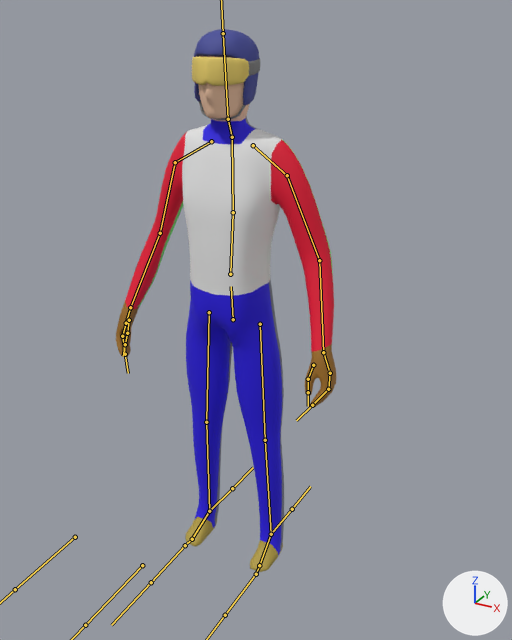
One commit to the FBX model Assets/Models/Characters/jumper.fbx: the scene before it, then after it.
Camera for both pictures: a 50 mm lens placed at (1.022, -1.701, 1.732), pointed at (0.114, -0.051, 0.907). Lighting does not change. The marker at lower right points along +X, +Y and +Z. The bones that bend it are drawn over the model as lines.

Objects in the first picture: 'Cube', 'Goggles', 'Helmet'.
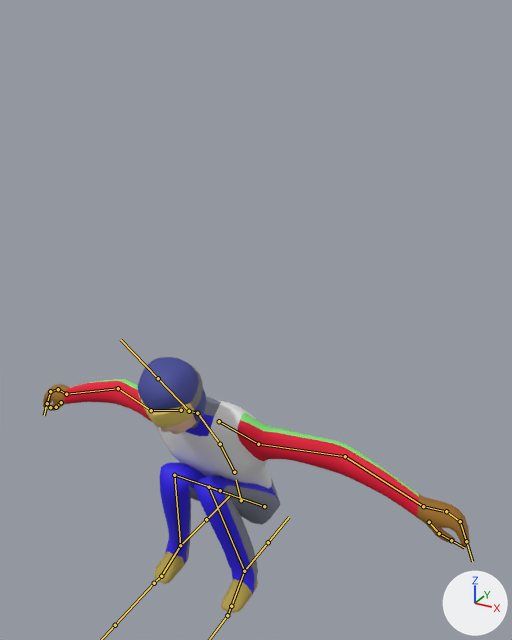
The newer file adds an action. The first version stands in its rest pose; the second is drawn at frame 17 of the action 'Armature|StruggleL'.

What changed in the scene script:
```text
Change bone_hips:
    where bone_hips = bpy.data.objects['Armature'].pose.bones['Hips']
    bone_hips.location: (0.0, 0.0, 0.0) -> (0.0, -0.706, 0.018)
    bone_hips.rotation_quaternion: (1.0, 0.0, 0.0, 0.0) -> (0.995, 0.104, 0.0, 0.0)  # degrees (0, 0, 0) -> degrees (12, 0, 0)
Change bone_spine:
    where bone_spine = bpy.data.objects['Armature'].pose.bones['Spine']  # child of 'Hips'
    bone_spine.rotation_quaternion: (1.0, 0.0, 0.0, 0.0) -> (0.981, 0.192, 0.0, 0.0)  # degrees (0, 0, 0) -> degrees (22, 0, 0)
Change bone_shoulder_l:
    where bone_shoulder_l = bpy.data.objects['Armature'].pose.bones['Shoulder.L']  # child of 'Chest'
    bone_shoulder_l.rotation_quaternion: (1.0, 0.0, 0.0, 0.0) -> (0.996, -0.022, 0.001, 0.089)  # degrees (0, 0, 0) -> degrees (-2, 0, 10)
Change bone_upper_arm_l:
    where bone_upper_arm_l = bpy.data.objects['Armature'].pose.bones['Upper Arm.L']  # child of 'Shoulder.L'
    bone_upper_arm_l.rotation_quaternion: (1.0, 0.0, 0.0, 0.0) -> (0.94, -0.034, -0.127, 0.314)  # degrees (0, 0, 0) -> degrees (-8, -13, 38)
Change bone_lower_arm_l:
    where bone_lower_arm_l = bpy.data.objects['Armature'].pose.bones['Lower Arm.L']  # child of 'Upper Arm.L'
    bone_lower_arm_l.rotation_quaternion: (1.0, 0.0, 0.0, 0.0) -> (0.998, -0.004, 0.007, 0.059)  # degrees (0, 0, 0) -> degrees (0, 1, 7)
Change bone_shoulder_r:
    where bone_shoulder_r = bpy.data.objects['Armature'].pose.bones['Shoulder.R']  # child of 'Chest'
    bone_shoulder_r.rotation_quaternion: (1.0, 0.0, 0.0, 0.0) -> (0.996, -0.022, -0.001, -0.089)  # degrees (0, 0, 0) -> degrees (-2, 0, -10)
Change bone_upper_arm_r:
    where bone_upper_arm_r = bpy.data.objects['Armature'].pose.bones['Upper Arm.R']  # child of 'Shoulder.R'
    bone_upper_arm_r.rotation_quaternion: (1.0, 0.0, 0.0, 0.0) -> (0.94, -0.034, 0.127, -0.314)  # degrees (0, 0, 0) -> degrees (-8, 13, -38)
Change bone_lower_arm_r:
    where bone_lower_arm_r = bpy.data.objects['Armature'].pose.bones['Lower Arm.R']  # child of 'Upper Arm.R'
    bone_lower_arm_r.rotation_quaternion: (1.0, 0.0, 0.0, 0.0) -> (0.998, -0.004, -0.007, -0.059)  # degrees (0, 0, 0) -> degrees (0, -1, -7)
Change bone_upper_leg_l:
    where bone_upper_leg_l = bpy.data.objects['Armature'].pose.bones['Upper Leg.L']  # child of 'Hips'
    bone_upper_leg_l.rotation_quaternion: (1.0, 0.0, 0.0, 0.0) -> (0.303, 0.928, 0.079, 0.2)  # degrees (0, 0, 0) -> degrees (141, -19, 16)
Change bone_lower_leg_l:
    where bone_lower_leg_l = bpy.data.objects['Armature'].pose.bones['Lower Leg.L']  # child of 'Upper Leg.L'
    bone_lower_leg_l.rotation_quaternion: (1.0, 0.0, 0.0, 0.0) -> (0.32, -0.912, 0.0, -0.257)  # degrees (0, 0, 0) -> degrees (-139, -28, -11)
Change bone_foot_l:
    where bone_foot_l = bpy.data.objects['Armature'].pose.bones['Foot.L']  # child of 'Lower Leg.L'
    bone_foot_l.rotation_quaternion: (1.0, 0.0, 0.0, 0.0) -> (0.989, 0.088, -0.093, 0.071)  # degrees (0, 0, 0) -> degrees (9, -11, 7)
Change bone_upper_leg_r:
    where bone_upper_leg_r = bpy.data.objects['Armature'].pose.bones['Upper Leg.R']  # child of 'Hips'
    bone_upper_leg_r.rotation_quaternion: (1.0, 0.0, 0.0, 0.0) -> (0.303, 0.928, -0.079, -0.2)  # degrees (0, 0, 0) -> degrees (141, 19, -16)
Change bone_lower_leg_r:
    where bone_lower_leg_r = bpy.data.objects['Armature'].pose.bones['Lower Leg.R']  # child of 'Upper Leg.R'
    bone_lower_leg_r.rotation_quaternion: (1.0, 0.0, 0.0, 0.0) -> (0.32, -0.912, 0.0, 0.257)  # degrees (0, 0, 0) -> degrees (-139, 28, 11)
Change bone_foot_r:
    where bone_foot_r = bpy.data.objects['Armature'].pose.bones['Foot.R']  # child of 'Lower Leg.R'
    bone_foot_r.rotation_quaternion: (1.0, 0.0, 0.0, 0.0) -> (0.989, 0.088, 0.093, -0.071)  # degrees (0, 0, 0) -> degrees (9, 11, -7)
Change bone_leg_ik_l:
    where bone_leg_ik_l = bpy.data.objects['Armature'].pose.bones['Leg IK.L']
    bone_leg_ik_l.location: (0.0, 0.0, 0.0) -> (0.0, -0.184, -0.022)
Change bone_leg_ik_r:
    where bone_leg_ik_r = bpy.data.objects['Armature'].pose.bones['Leg IK.R']
    bone_leg_ik_r.location: (0.0, 0.0, 0.0) -> (0.0, -0.184, -0.022)
```

Boxes [x1, y1, x2, y2] around the edits, measured in the pictures (512 x 640 px):
'Cube', posed (93% wider, 55% shorter)
    before: [116, 56, 336, 572]
    after: [43, 379, 469, 613]
'Helmet', posed (22% shorter)
    before: [194, 29, 259, 120]
    after: [138, 357, 206, 428]
'Goggles', posed (113% taller)
    before: [192, 56, 260, 86]
    after: [138, 363, 203, 428]
bone 'Hips', root to tip
    before: (233, 319) to (231, 286)
    after: (241, 500) to (236, 480)
bone 'Spine', root to tip
    before: (230, 274) to (233, 212)
    after: (234, 472) to (220, 444)
bone 'Shoulder.L', root to tip
    before: (253, 145) to (287, 175)
    after: (219, 421) to (258, 444)
bone 'Upper Arm.L', root to tip
    before: (287, 175) to (319, 260)
    after: (258, 444) to (345, 456)
bone 'Lower Arm.L', root to tip
    before: (319, 260) to (323, 352)
    after: (345, 456) to (423, 506)
bone 'Shoulder.R', root to tip
    before: (211, 141) to (175, 162)
    after: (181, 410) to (151, 410)
bone 'Upper Arm.R', root to tip
    before: (175, 162) to (160, 233)
    after: (151, 410) to (118, 388)
bone 'Lower Arm.R', root to tip
    before: (160, 233) to (130, 307)
    after: (118, 388) to (66, 394)
bone 'Upper Leg.L', root to tip
    before: (260, 324) to (265, 440)
    after: (264, 506) to (209, 487)
bone 'Lower Leg.L', root to tip
    before: (265, 440) to (271, 534)
    after: (209, 487) to (244, 571)
bone 'Foot.L', root to tip
    before: (271, 534) to (259, 565)
    after: (244, 571) to (231, 606)
bone 'Upper Leg.R', root to tip
    before: (209, 312) to (206, 422)
    after: (220, 490) to (174, 475)
bone 'Lower Leg.R', root to tip
    before: (206, 422) to (209, 511)
    after: (174, 475) to (180, 545)
bone 'Foot.R', root to tip
    before: (209, 511) to (192, 539)
    after: (180, 545) to (161, 576)
bone 'Leg IK.L', root to tip
    before: (271, 534) to (292, 509)
    after: (244, 571) to (268, 542)
bone 'Leg IK.R', root to tip
    before: (209, 511) to (232, 488)
    after: (180, 545) to (206, 519)
